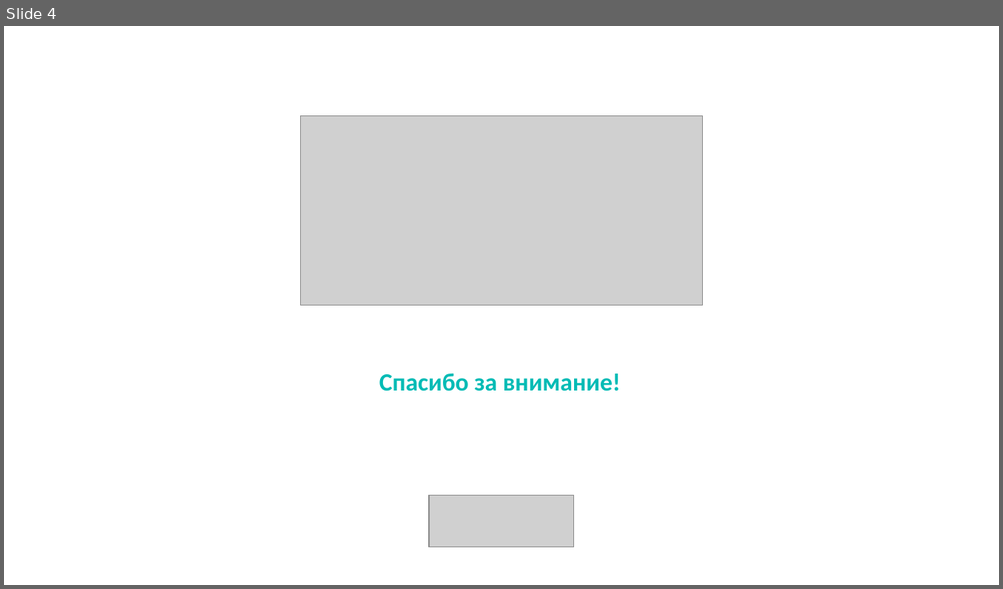
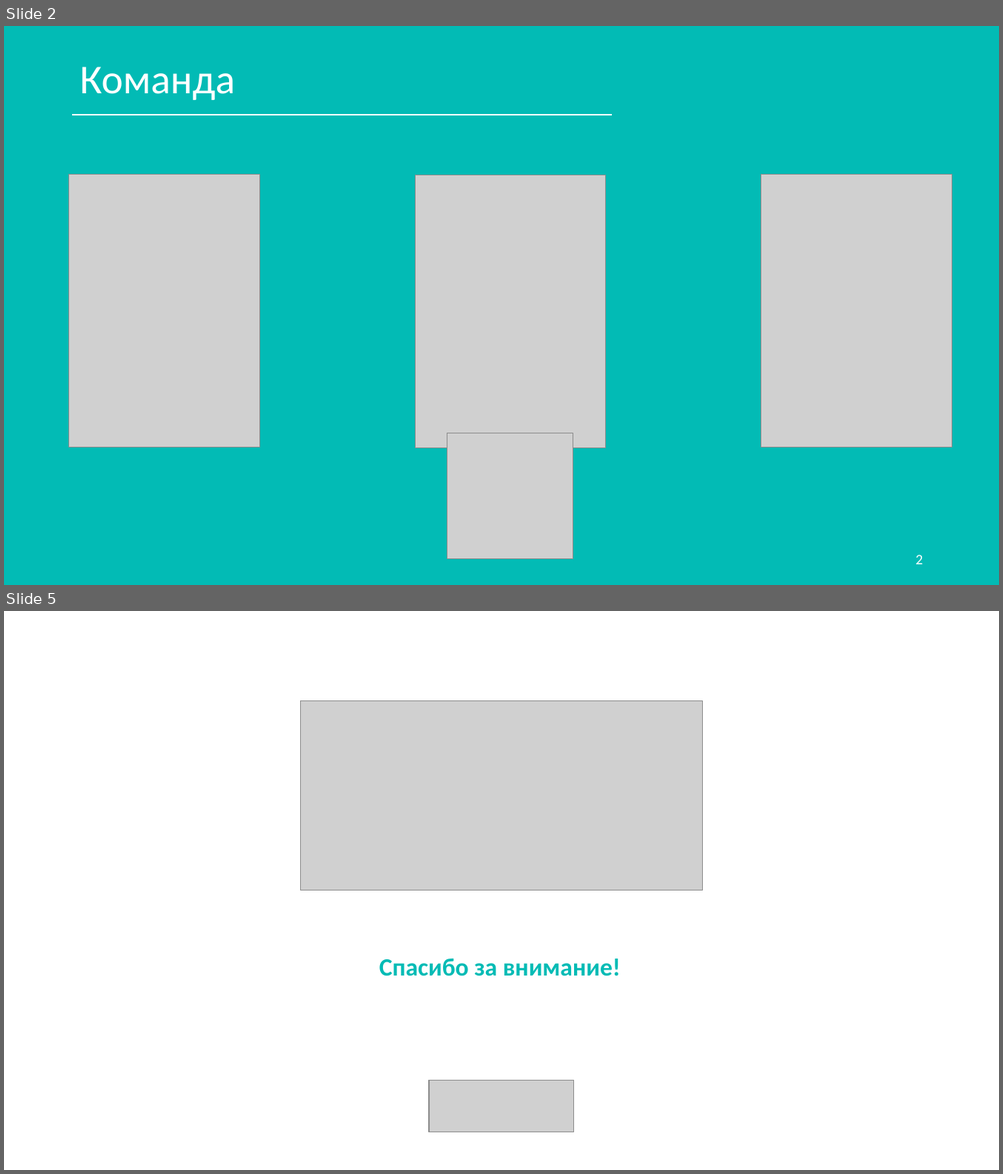
Before and after one commit to atomSkittlesTeam/atomicHunter, a slide deck: AtomicHunterTemplate.pptx. Shown one above the other, each under a label of ours: slide 4 before the commit, slides 2 and 5 after it; the slides between them are not shown. The pictures are 1003x589 and 1003x1174 pixels, drawn with LibreOffice and Linux fonts; fonts in the diff are those of the drawing; grey boxes stand for pictures; background and template pictures are left out. Boxes give left, top, right and bottom in pixels: in the first picture for what was removed or moved away, otherwise in the second. Text is boxed around its words. In the diff, an @@ line names an element or a change of style, - is before the commit and + after.

```diff
--- a/AtomicHunterTemplate.pptx
+++ b/AtomicHunterTemplate.pptx
@@ slide 2 added at (4, 26, 999, 585), background #02BBB5 @@
@@ title added at (79, 67, 235, 100), 39.6 pt, text #FFFFFF @@
+Команда
@@ line added from (73, 115) to (612, 115), #FFFFFF 1.75 pt @@
@@ picture added at (69, 175, 259, 448) @@
@@ picture added at (415, 175, 606, 449) @@
@@ picture added at (760, 175, 950, 448) @@
@@ picture added at (447, 434, 573, 560) @@
@@ page number added at (915, 555, 922, 565), 14 pt, text #FFFFFF @@
+2
@@ what was slide 4 is now slide 5 @@
```
Also in this commit, not shown: 3 slides changed, 1 other file.
